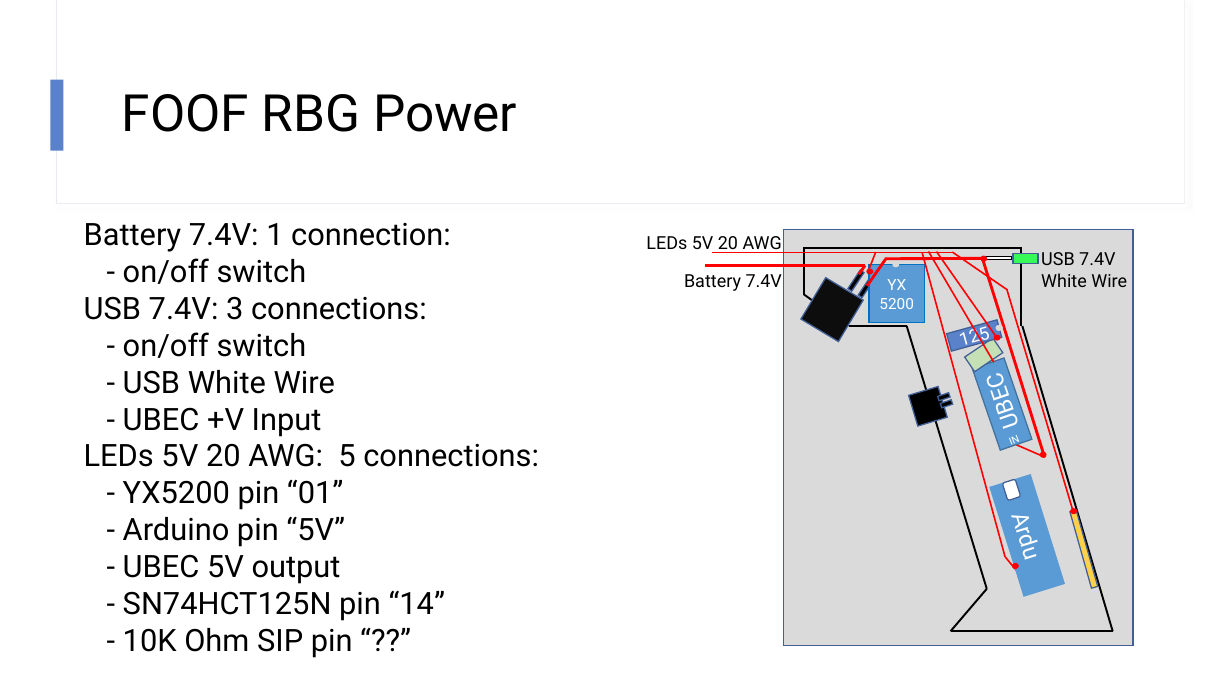
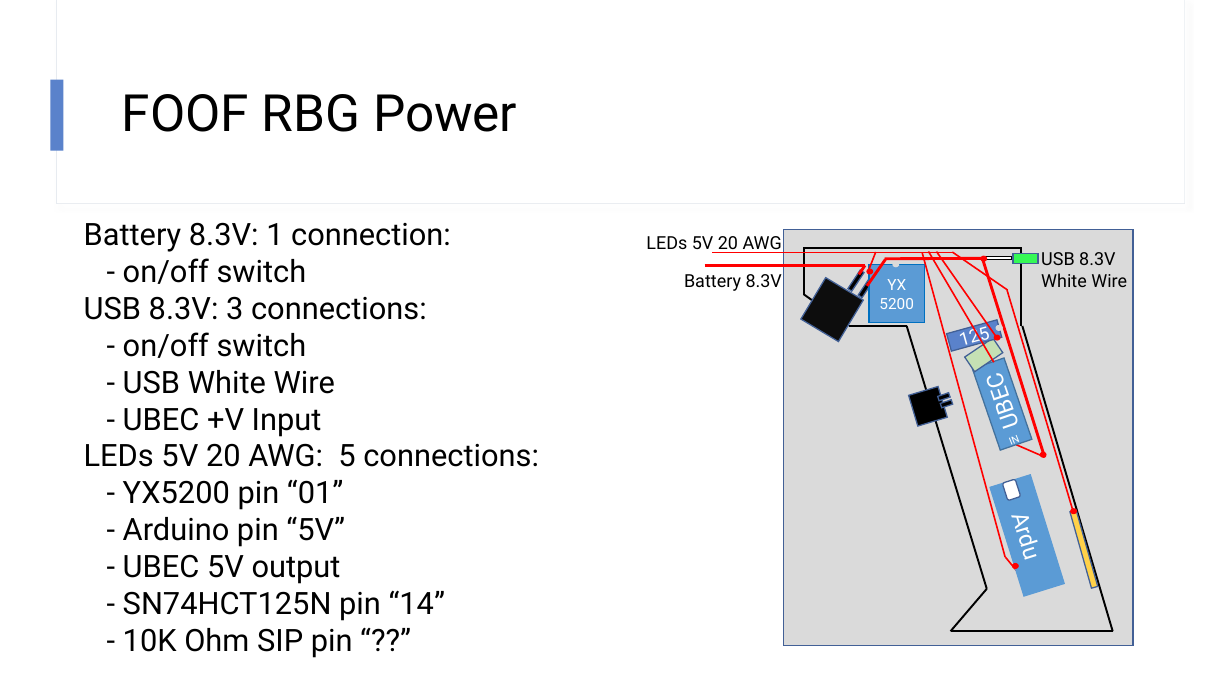
Before and after one commit to Mark-MDO47/RubberBandGun, a slide deck: slide 3 of FOOF_RBG_Wiring.pptx. Drawn at 1232x693 pixels with LibreOffice and Linux fonts; fonts in the diff are those of the drawing. Boxes give left, top, right and bottom in pixels: in the first picture for what was removed or moved away, otherwise in the second. Text is boxed around its words. In the diff, an @@ line names an element or a change of style, - is before the commit and + after.

```diff
--- a/FOOF_RBG_Wiring.pptx
+++ b/FOOF_RBG_Wiring.pptx
@@ text at (x1=84, y1=222, x2=451, y2=252): text changed @@
-Battery 7.4V: 1 connection:
+Battery 8.3V: 1 connection:
@@ text at (x1=1041, y1=252, x2=1115, y2=265): text changed @@
-USB 7.4V
+USB 8.3V
@@ text at (x1=84, y1=296, x2=427, y2=320): text changed @@
-USB 7.4V: 3 connections:
+USB 8.3V: 3 connections:
@@ text at (x1=684, y1=274, x2=782, y2=291): text changed @@
-Battery 7.4V
+Battery 8.3V
```
Also in this commit, not shown: 2 other slides changed, 1 other file.
